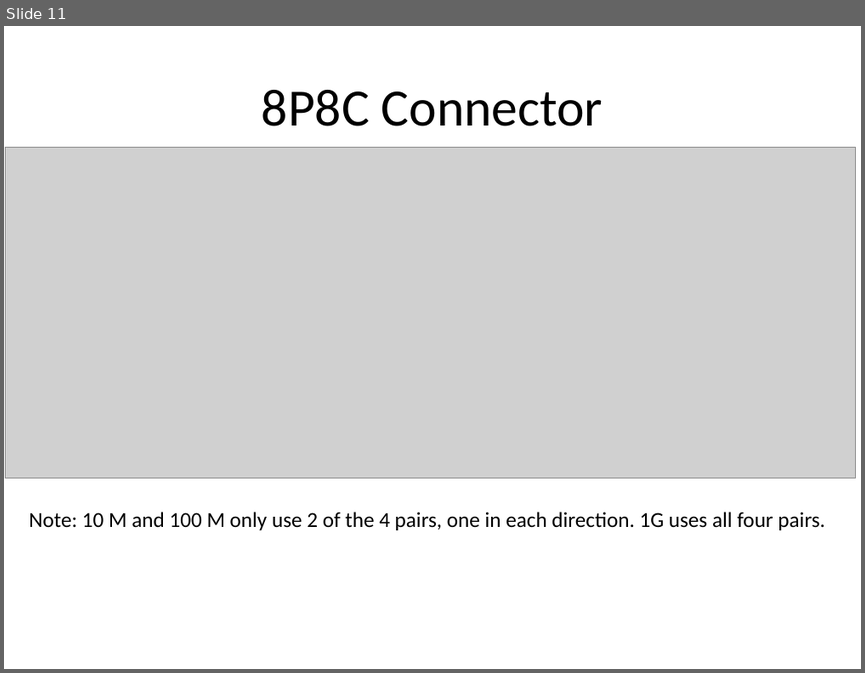
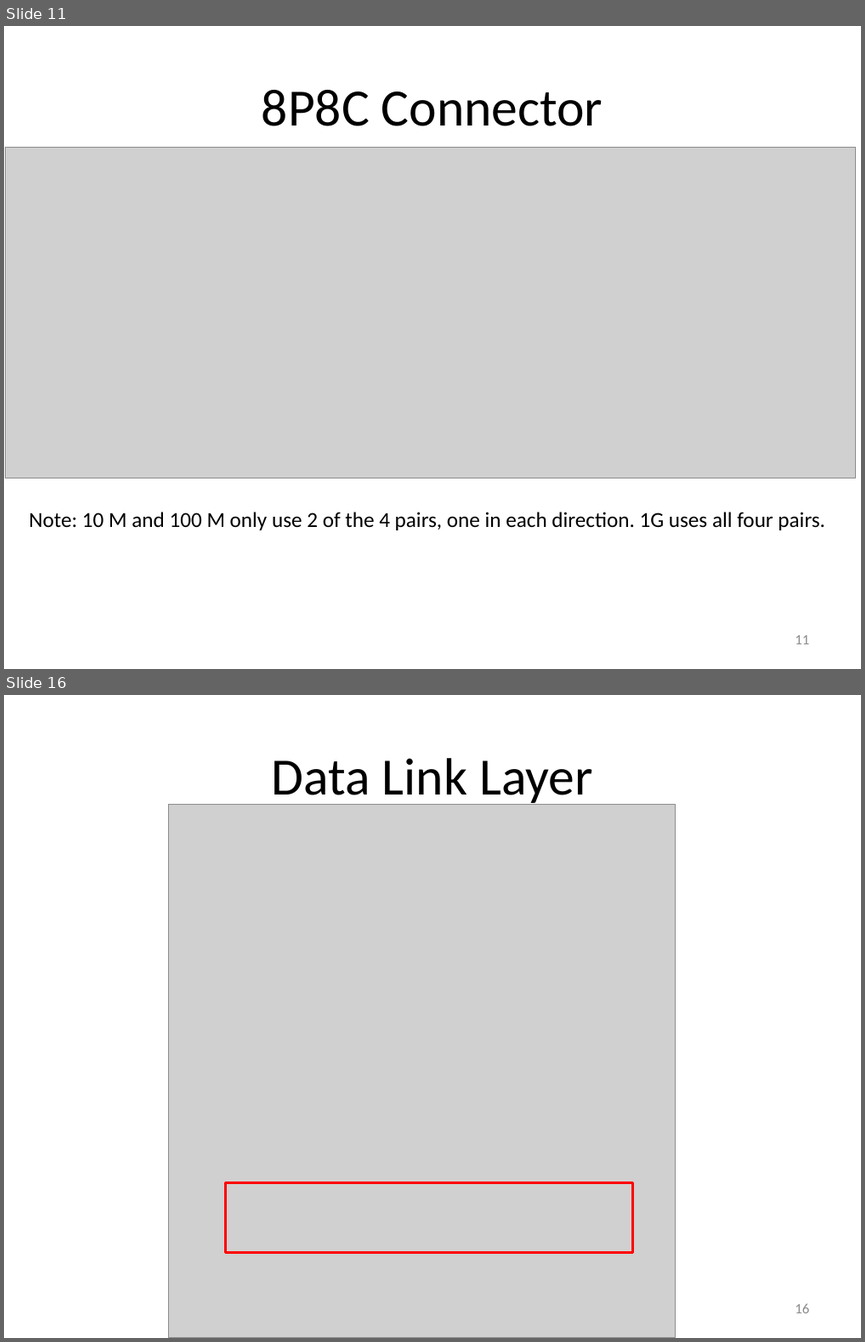
Before and after one commit to carlosgj/FRC-Training, a slide deck: Networking Basics.pptx. Shown one above the other, each under a label of ours: slide 11 before the commit, slides 11 and 16 after it; the slides between them are not shown. The pictures are 865x673 and 865x1342 pixels, drawn with LibreOffice and Linux fonts; fonts in the diff are those of the drawing; grey boxes stand for pictures. Boxes give left, top, right and bottom in pixels: in the first picture for what was removed or moved away, otherwise in the second. Text is boxed around its words. In the diff, an @@ line names an element or a change of style, - is before the commit and + after.

```diff
--- a/Networking Basics.pptx
+++ b/Networking Basics.pptx
@@ slide 16 added at bbox=[4, 695, 861, 1338], background #FFFFFF @@
@@ title added at bbox=[272, 758, 592, 807], 44 pt, text #000000 @@
+Data Link Layer
@@ picture added at bbox=[169, 804, 676, 1338] @@
@@ rectangle added at bbox=[225, 1183, 632, 1253], outline #FF0000 2 pt @@
@@ page number added at bbox=[794, 1304, 809, 1313], 12 pt, text #8C8C8C @@
+16
@@ slide 11 changed as well @@
@@ page number added at bbox=[794, 635, 809, 644], 12 pt, text #8C8C8C @@
+11
```
Also in this commit, not shown: 10 other slides changed, 48 other slides added.
